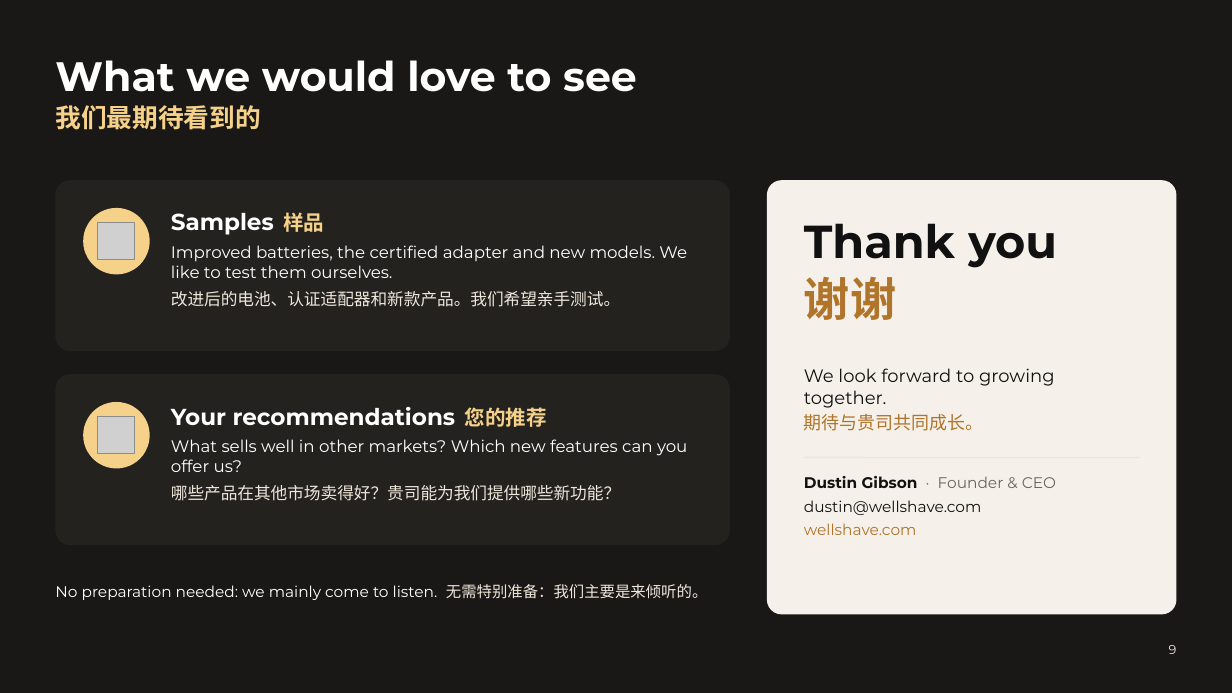
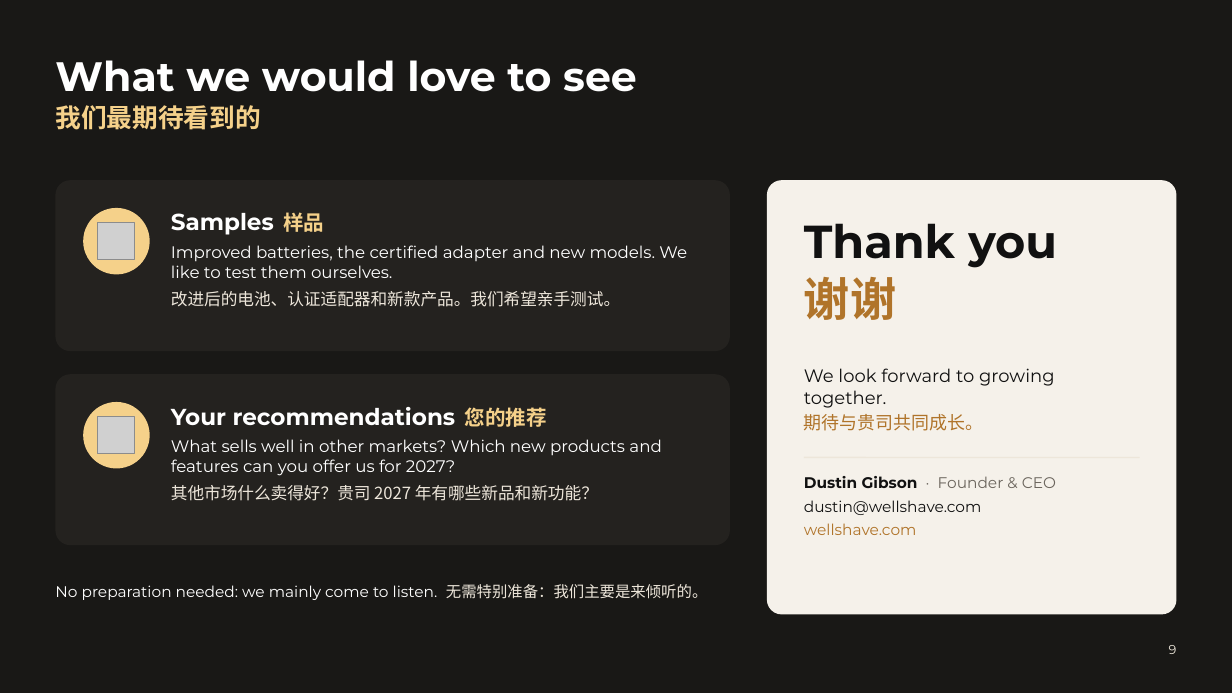
Before and after one commit to Wellshave/design, a slide deck: slide 9 of presentaties/fabrieksbezoek-china-2026/uitvoer/Wellshave_Factory_Visit_iClipper.pptx. Drawn at 1232x693 pixels with LibreOffice and Linux fonts; fonts in the diff are those of the drawing; grey boxes stand for pictures; background and template pictures are left out. Boxes give left, top, right and bottom in pixels: in the first picture for what was removed or moved away, otherwise in the second. Text is boxed around its words. In the diff, an @@ line names an element or a change of style, - is before the commit and + after.

```diff
--- a/presentaties/fabrieksbezoek-china-2026/uitvoer/Wellshave_Factory_Visit_iClipper.pptx
+++ b/presentaties/fabrieksbezoek-china-2026/uitvoer/Wellshave_Factory_Visit_iClipper.pptx
@@ text at (171, 439, 661, 501): text changed @@
-What sells well in other markets? Which new features can you offer us?
-哪些产品在其他市场卖得好？贵司能为我们提供哪些新功能？
+What sells well in other markets? Which new products and features can you offer us for 2027?
+其他市场什么卖得好？贵司 2027 年有哪些新品和新功能？
```
Also in this commit, not shown: 1 slide added, 1 slide removed, 5 other files.
